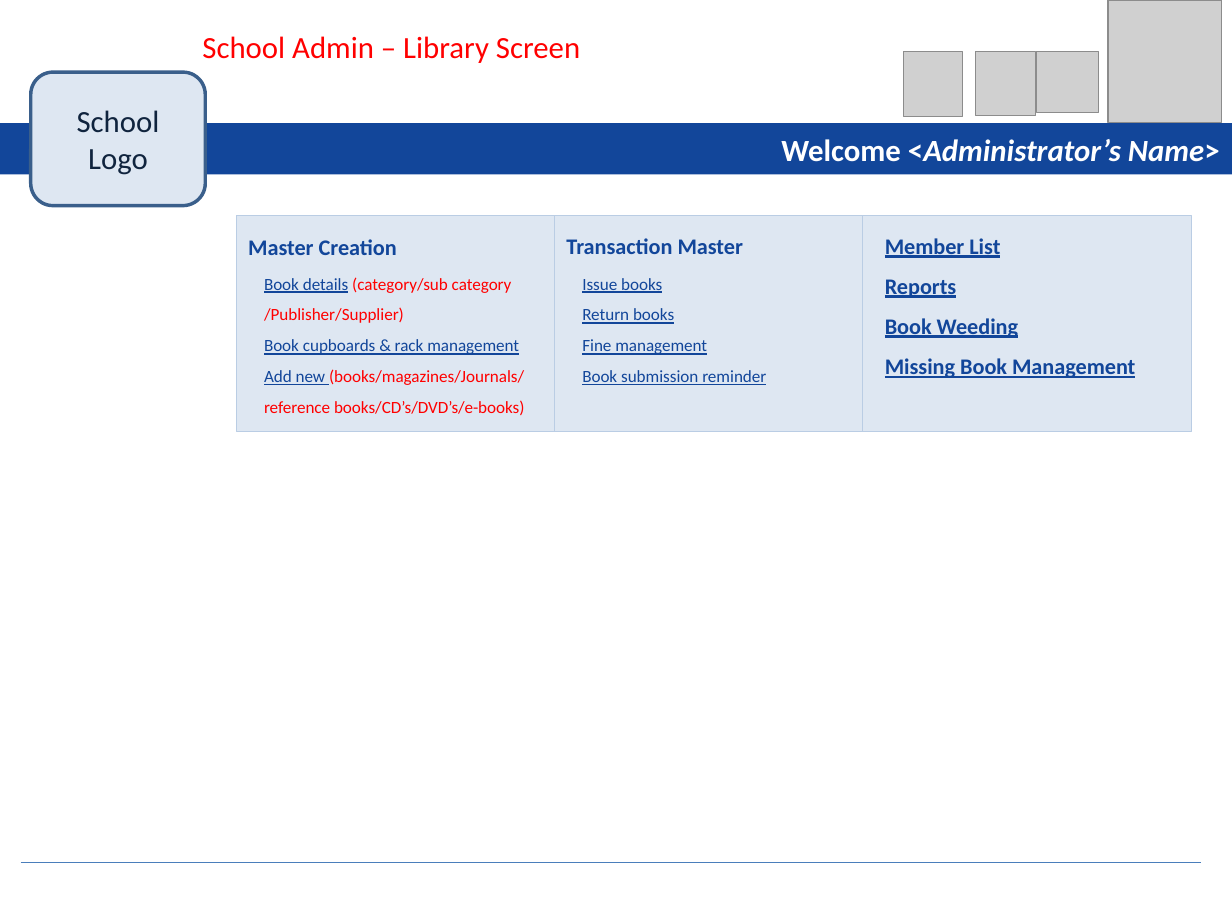
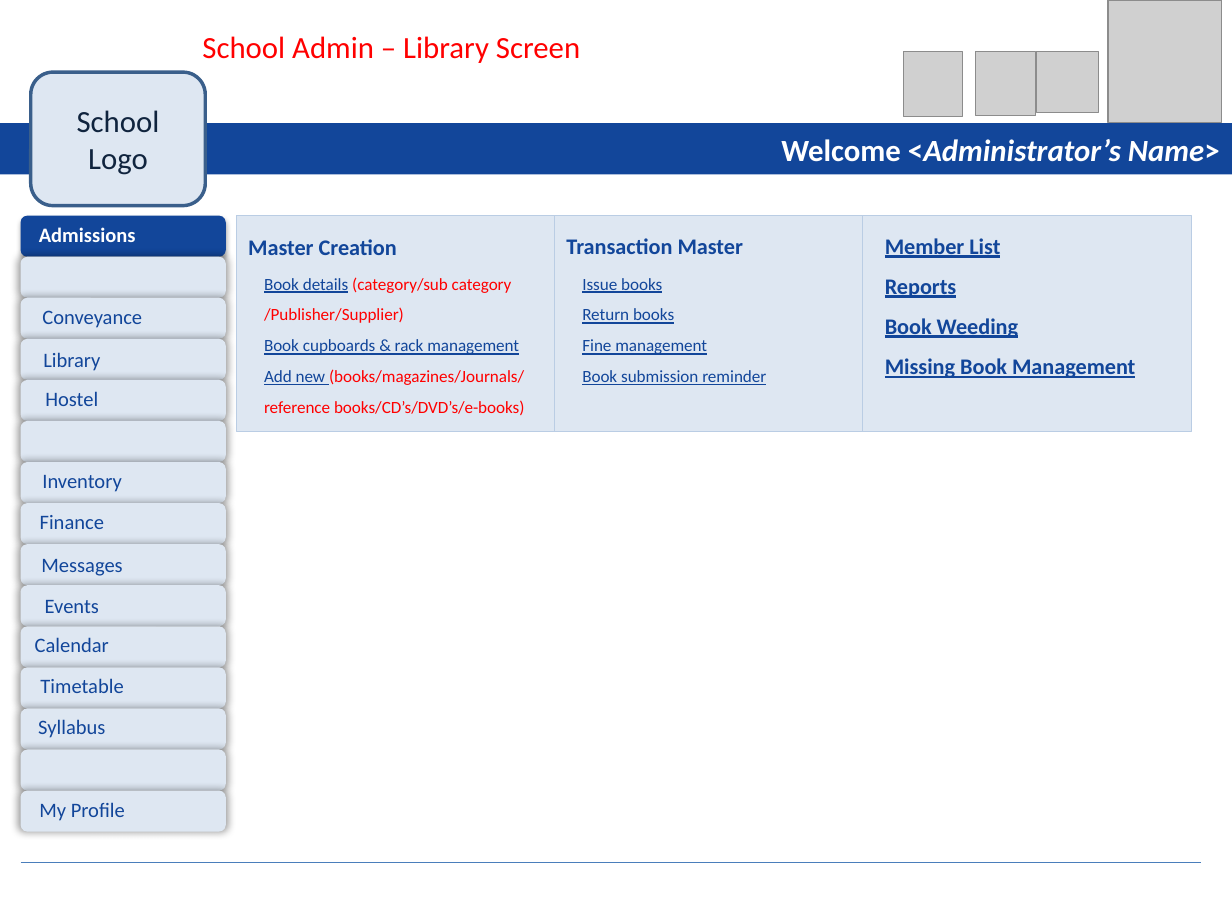
Before and after one commit to prashantking187/schoolerprepo, a slide deck: slide 10 of branches/Design/ERP Final.pptx (slide 9 before the commit). Drawn at 1232x924 pixels with LibreOffice and Linux fonts; fonts in the diff are those of the drawing; grey boxes stand for pictures. Boxes give left, top, right and bottom in pixels: in the first picture for what was removed or moved away, otherwise in the second. Text is boxed around its words. In the diff, an @@ line names an element or a change of style, - is before the commit and + after.

```diff
--- a/branches/Design/ERP Final.pptx
+++ b/branches/Design/ERP Final.pptx
@@ group added at (x1=21, y1=216, x2=227, y2=832): 15 rounded rectangles, 12 texts @@
+Admissions
+Conveyance
+Library
+Hostel
+Inventory
+Finance
+Messages
+Events
+Calendar
+Timetable
+Syllabus
+My Profile
```
Also in this commit, not shown: 3 other slides changed, 2 slides added.
